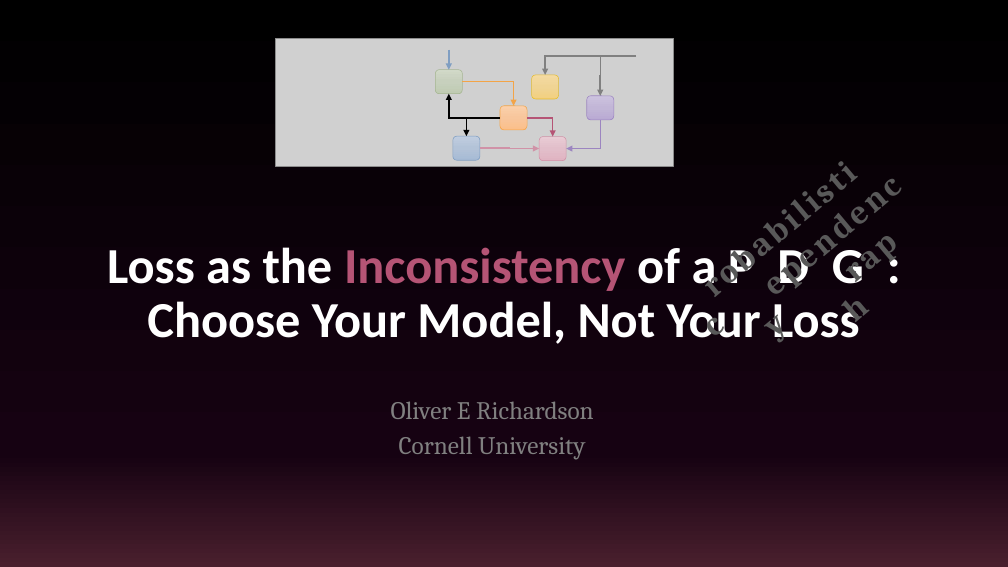
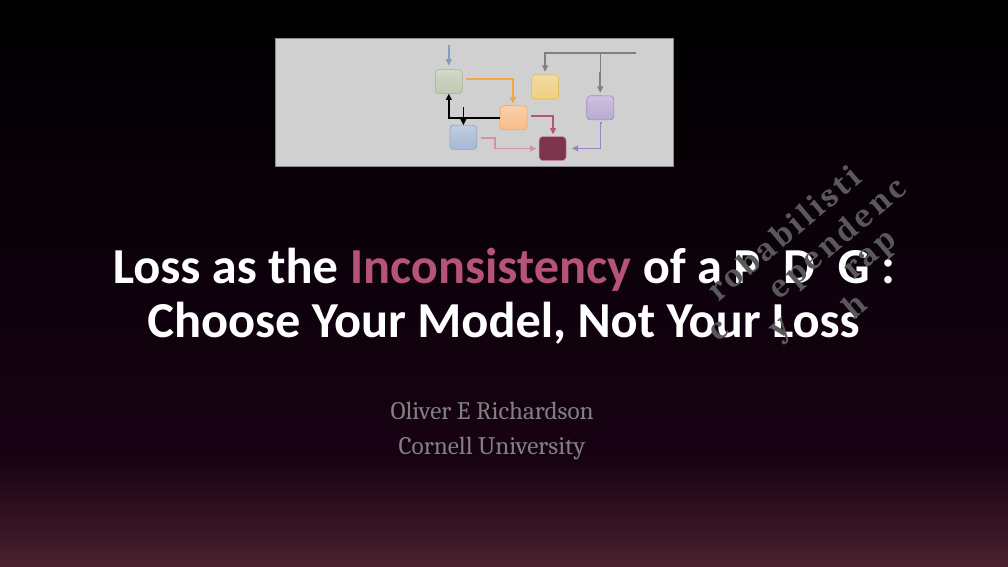
Before and after one commit to orichardson/pdg-expts, a slide deck: slide 1 of present/AISTATS-2022/one-true-loss.pptx. Drawn at 1008x567 pixels with LibreOffice and Linux fonts; fonts in the diff are those of the drawing; grey boxes stand for pictures. Boxes give left, top, right and bottom in pixels: in the first picture for what was removed or moved away, otherwise in the second. Text is boxed around its words. In the diff, an @@ line names an element or a change of style, - is before the commit and + after.

```diff
--- a/present/AISTATS-2022/one-true-loss.pptx
+++ b/present/AISTATS-2022/one-true-loss.pptx
@@ 3 elbow arrows moved together from (x1=449, y1=50, x2=636, y2=96) to (x1=449, y1=45, x2=636, y2=92) @@
@@ elbow arrow moved from (463, 82) - (513, 106) to (467, 79) - (513, 104) @@
@@ elbow arrow moved from (467, 118) - (467, 136) to (464, 107) - (464, 126) @@
@@ elbow arrow moved from (527, 118) - (553, 137) to (531, 116) - (554, 135) @@
@@ rounded rectangle moved from (x1=453, y1=136, x2=480, y2=160) to (x1=450, y1=126, x2=477, y2=150) @@
@@ elbow arrow moved from (480, 148) - (539, 149) to (482, 138) - (536, 149) @@
@@ rounded rectangle at (x1=539, y1=137, x2=566, y2=161): fill gradient #E8CBD4 to #E2BECA to #E0B4C2 to #7C354D @@
@@ elbow arrow moved from (600, 120) - (566, 149) to (602, 123) - (572, 148) @@
@@ title "Loss as the Inconsistency of ..." moved from (x1=107, y1=241, x2=864, y2=344) to (x1=113, y1=241, x2=870, y2=344) @@
@@ text "robabilistic" moved from (x1=710, y1=190, x2=923, y2=238) to (x1=715, y1=194, x2=927, y2=242) @@
@@ text "ependency" moved from (x1=773, y1=196, x2=970, y2=244) to (x1=778, y1=198, x2=975, y2=247) @@
```
Also in this commit, not shown: 10 other slides changed, 1 slide added, 9 slides removed, 2 other files.
